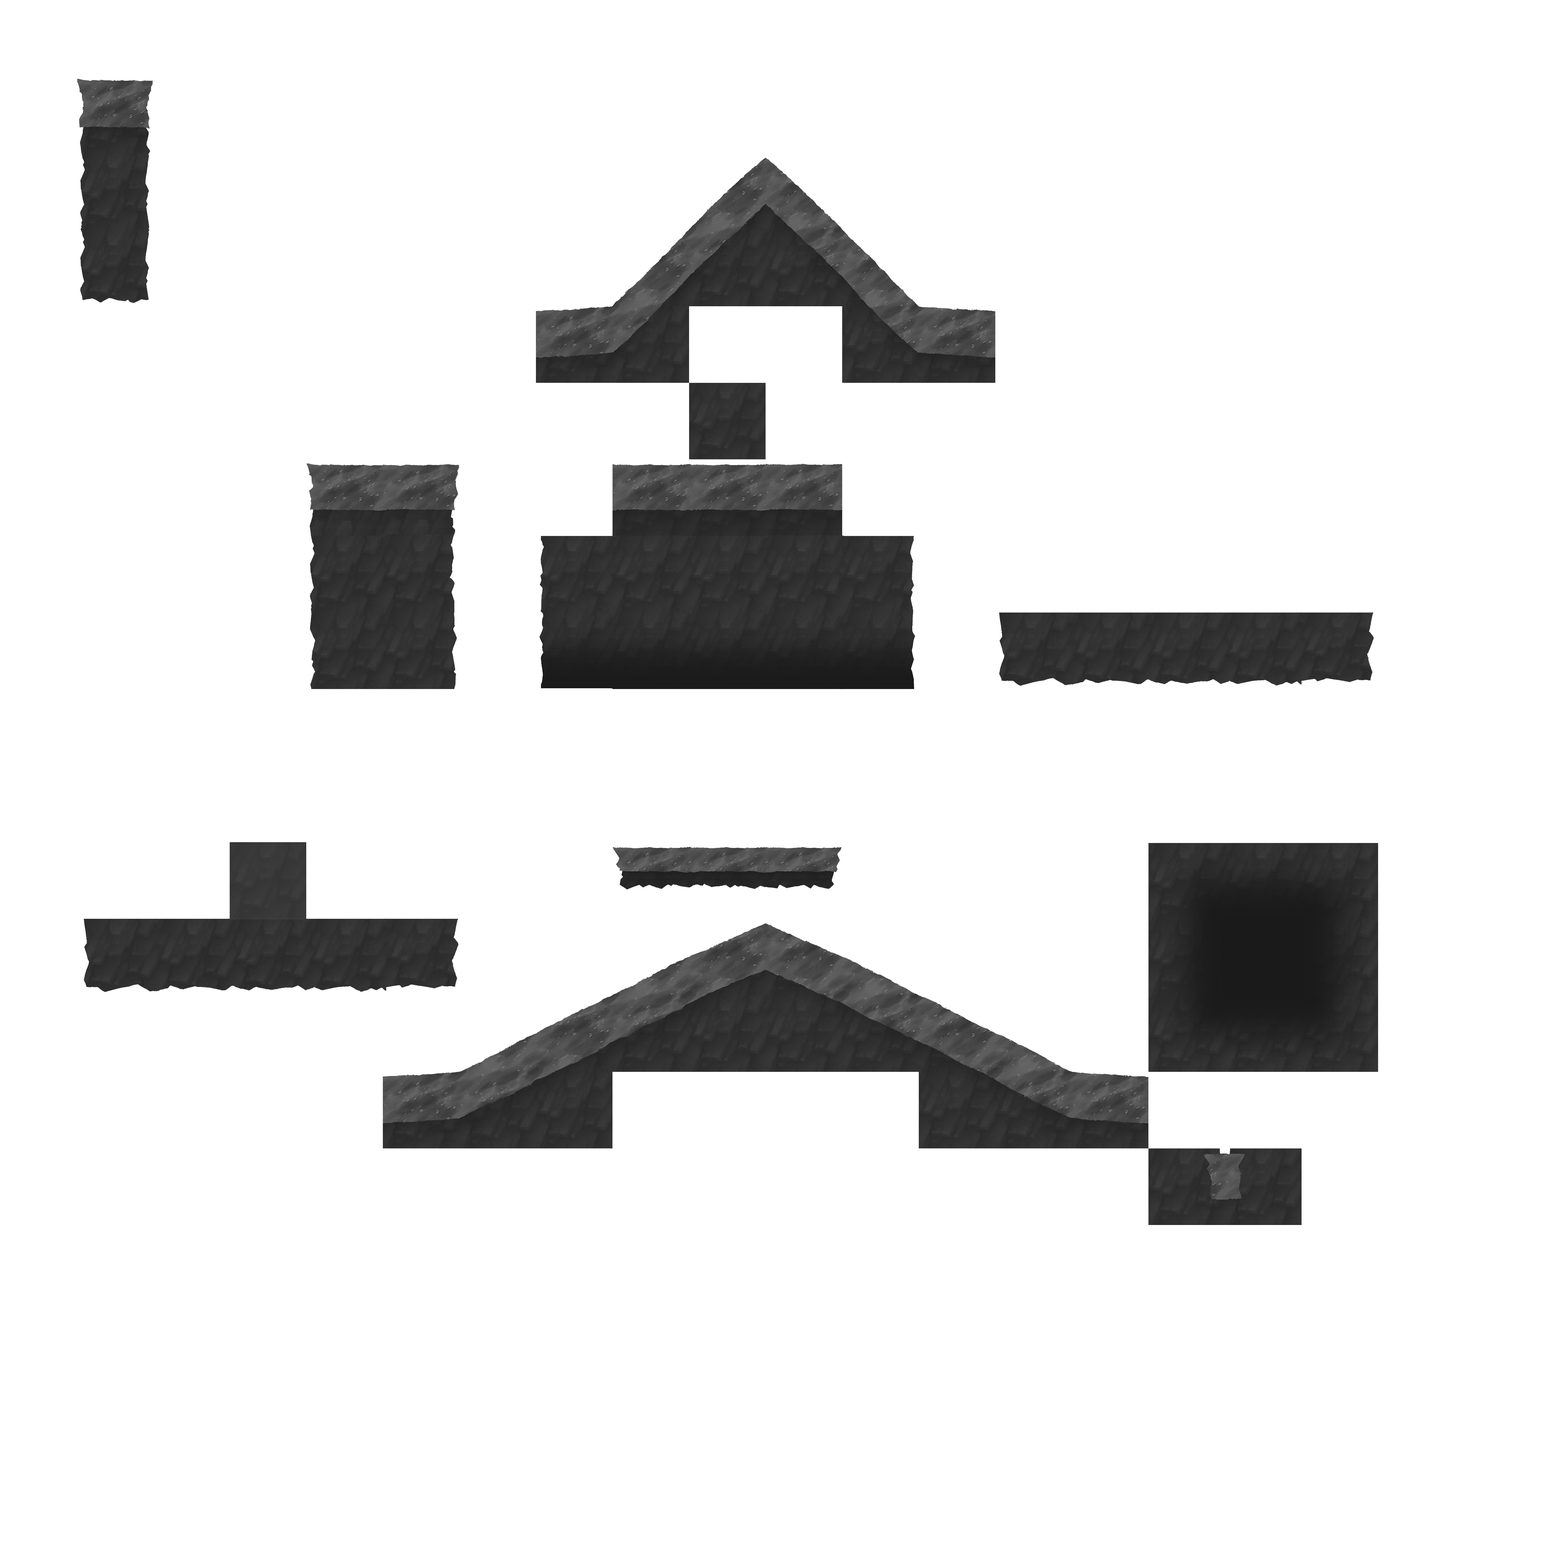
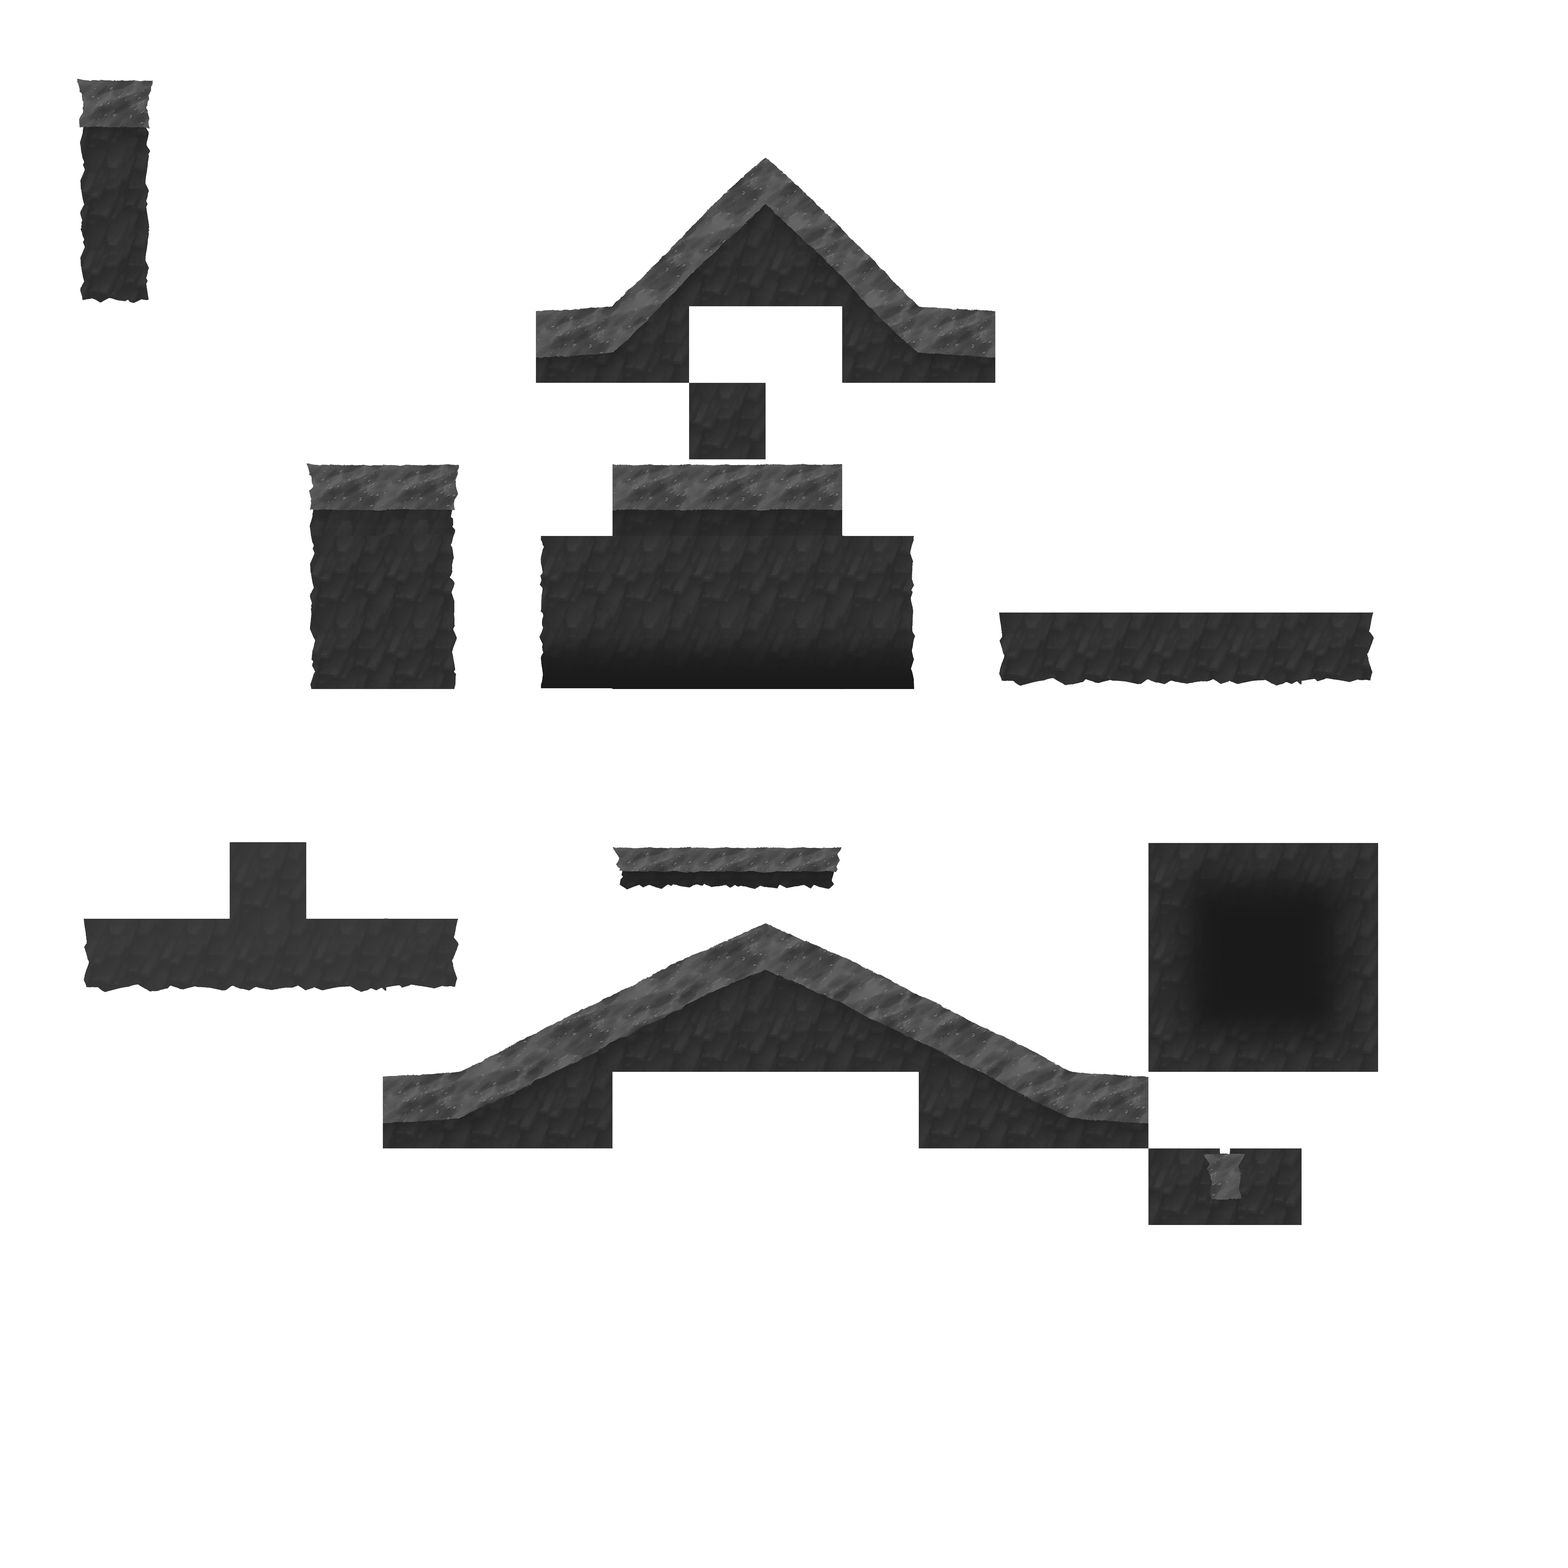
Revision of a layered 1568px x 1568px image; what changed, layer by layer:
painted on "Layer 4" over (83, 917, 459, 994)
painted on "edge_mid_left" over (153, 987, 192, 994)